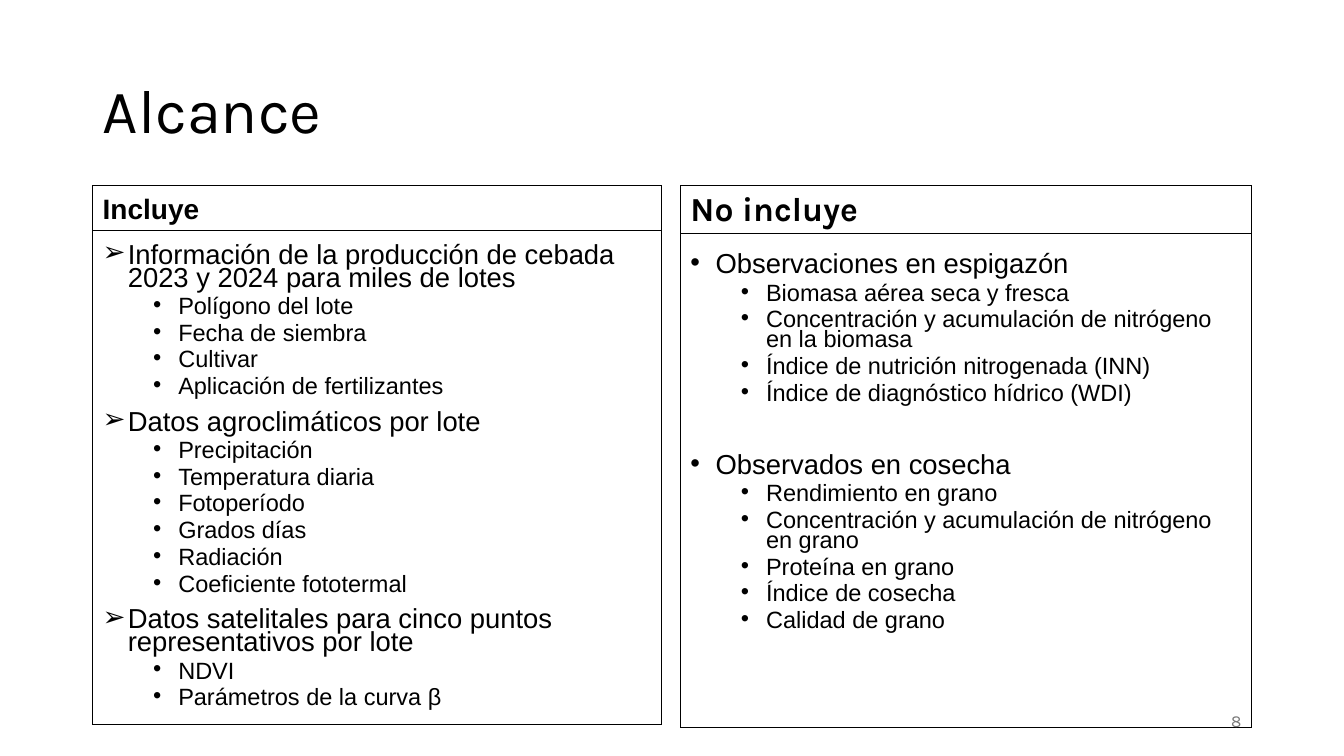
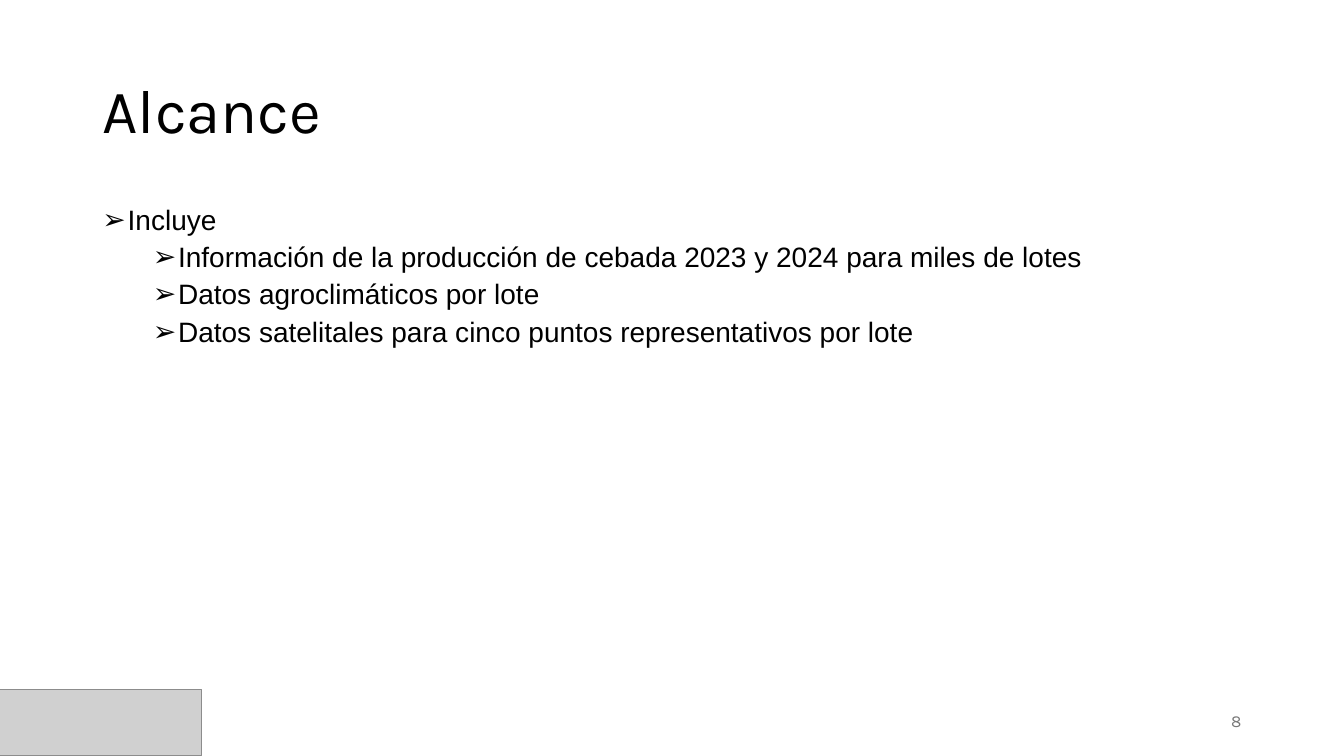
Before and after one commit to adrianlapaz3/Plantilla-planificacion, a slide deck: slide 8 of Adrian_Lapaz_presentacion.pptx. Drawn at 1344x756 pixels with LibreOffice and Linux fonts; fonts in the diff are those of the drawing; grey boxes stand for pictures. Boxes give left, top, right and bottom in pixels: in the first picture for what was removed or moved away, otherwise in the second. Text is boxed around its words. In the diff, an @@ line names an element or a change of style, - is before the commit and + after.

```diff
--- a/Adrian_Lapaz_presentacion.pptx
+++ b/Adrian_Lapaz_presentacion.pptx
@@ text "Incluye": place and size @@
-text "Incluye" at (93,231,661,725)
+text "Incluye" at (128,209,1081,347)
@@ text "Incluye" at (128,209,1081,347): vertical alignment middle to top; outline #000000 0.75 pt to none @@
@@ text removed at (93,186,661,231) @@
-Incluye
@@ text at (128,209,217,235): paragraph added @@
+➢ Incluye
@@ text removed at (681,186,1252,234) @@
-No incluye
@@ text removed at (681,234,1252,728) @@
-• Observaciones en espigazón
-  • Biomasa aérea seca y fresca
-  • Concentración y acumulación de nitrógeno en la biomasa
-  • Índice de nutrición nitrogenada (INN)
-  • Índice de diagnóstico hídrico (WDI)
-• Observados en cosecha
-  • Rendimiento en grano
-  • Concentración y acumulación de nitrógeno en grano
-  • Proteína en grano
-  • Índice de cosecha
-  • Calidad de grano
@@ text at (178,246,1081,347): size 19.6 to 20 pt; list level 1 to 2 in "Información de la producción de ..."; line spacing 0.7 to 0.9; list level 1 to 2 in "Datos agroclimáticos por lote"; list level 1 to 2 in "Datos satelitales para cinco puntos ..." @@
@@ text at (178,296,444,399): paragraphs removed @@
-  • Polígono del lote
-  • Fecha de siembra
-  • Cultivar
-  • Aplicación de fertilizantes
@@ text at (178,440,407,593): paragraphs removed @@
-  • Precipitación
-  • Temperatura diaria
-  • Fotoperíodo
-  • Grados días
-  • Radiación
-  • Coeficiente fototermal
@@ text at (178,662,442,710): paragraphs removed @@
-  • NDVI
-  • Parámetros de la curva β
@@ picture added at (0,690,202,756) @@
```
Also in this commit, not shown: 1 other slide changed, 15 other files.
